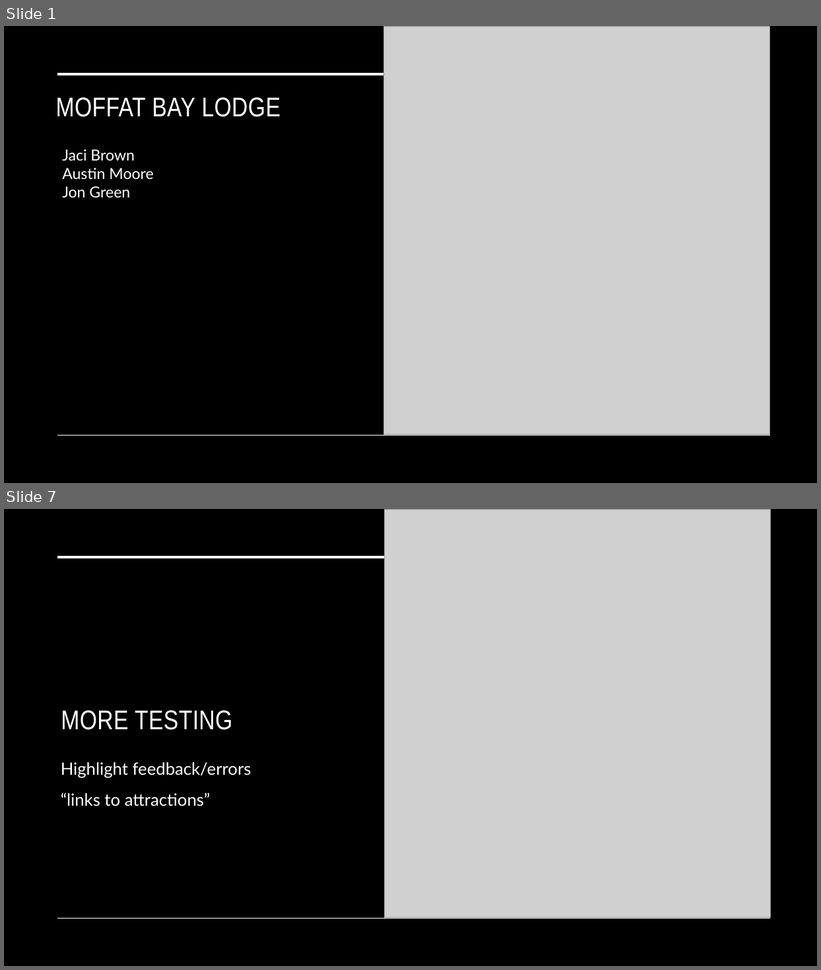
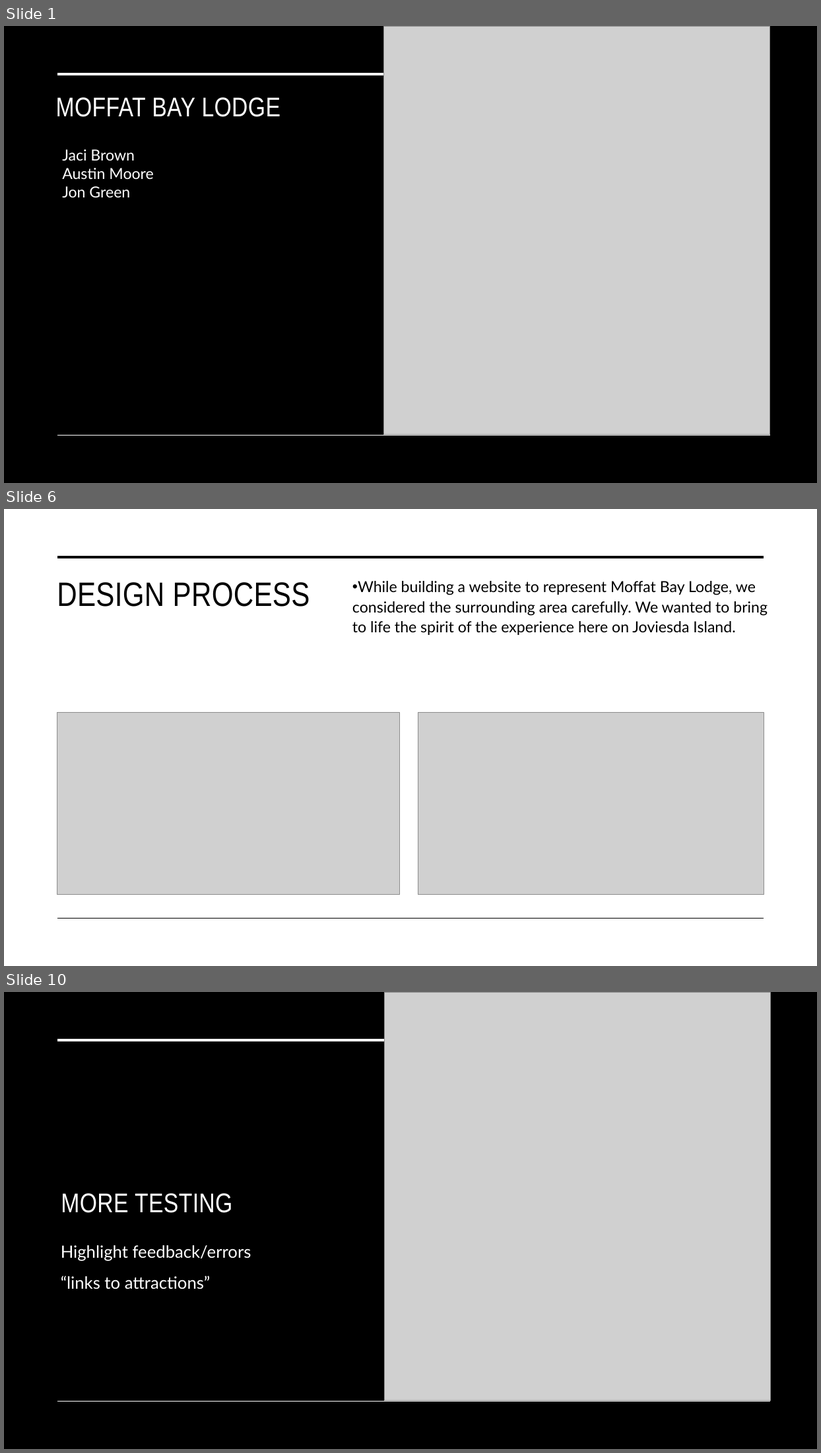
Before and after one commit to JKBrown11/Moffat-Bay, a slide deck: Presentation_Files/ROUGH_MBLodge_group1.pptx. Shown one above the other, each under a label of ours: slides 1 and 7 before the commit, slides 1, 6 and 10 after it; the slides between them are not shown. The pictures are 821x970 and 821x1453 pixels, drawn with LibreOffice and Linux fonts; fonts in the diff are those of the drawing; grey boxes stand for pictures. Boxes give left, top, right and bottom in pixels: in the first picture for what was removed or moved away, otherwise in the second. Text is boxed around its words. In the diff, an @@ line names an element or a change of style, - is before the commit and + after.

```diff
--- a/Presentation_Files/ROUGH_MBLodge_group1.pptx
+++ b/Presentation_Files/ROUGH_MBLodge_group1.pptx
@@ slide 6 added at bbox=[4, 509, 817, 966], background #FFFFFF @@
@@ line added from (57, 557) to (764, 557), #000000 3.5 pt @@
@@ title added at bbox=[57, 582, 310, 607], 40 pt, text #000000 @@
+DESIGN PROCESS
@@ text added at bbox=[352, 581, 768, 635], 18 pt, text #000000 @@
+• While building a website to represent Moffat Bay Lodge, we considered the surrounding area carefully. We wanted to bring to life the spirit of the experience here on Joviesda Island.
@@ picture added at bbox=[57, 712, 400, 894] @@
@@ picture added at bbox=[418, 712, 764, 894] @@
@@ line added from (57, 919) to (764, 919), #000000 1 pt @@
@@ what was slide 7 is now slide 10 @@
```
Also in this commit, not shown: 2 slides changed, 5 other slides added, 3 slides removed, 2 other files.
